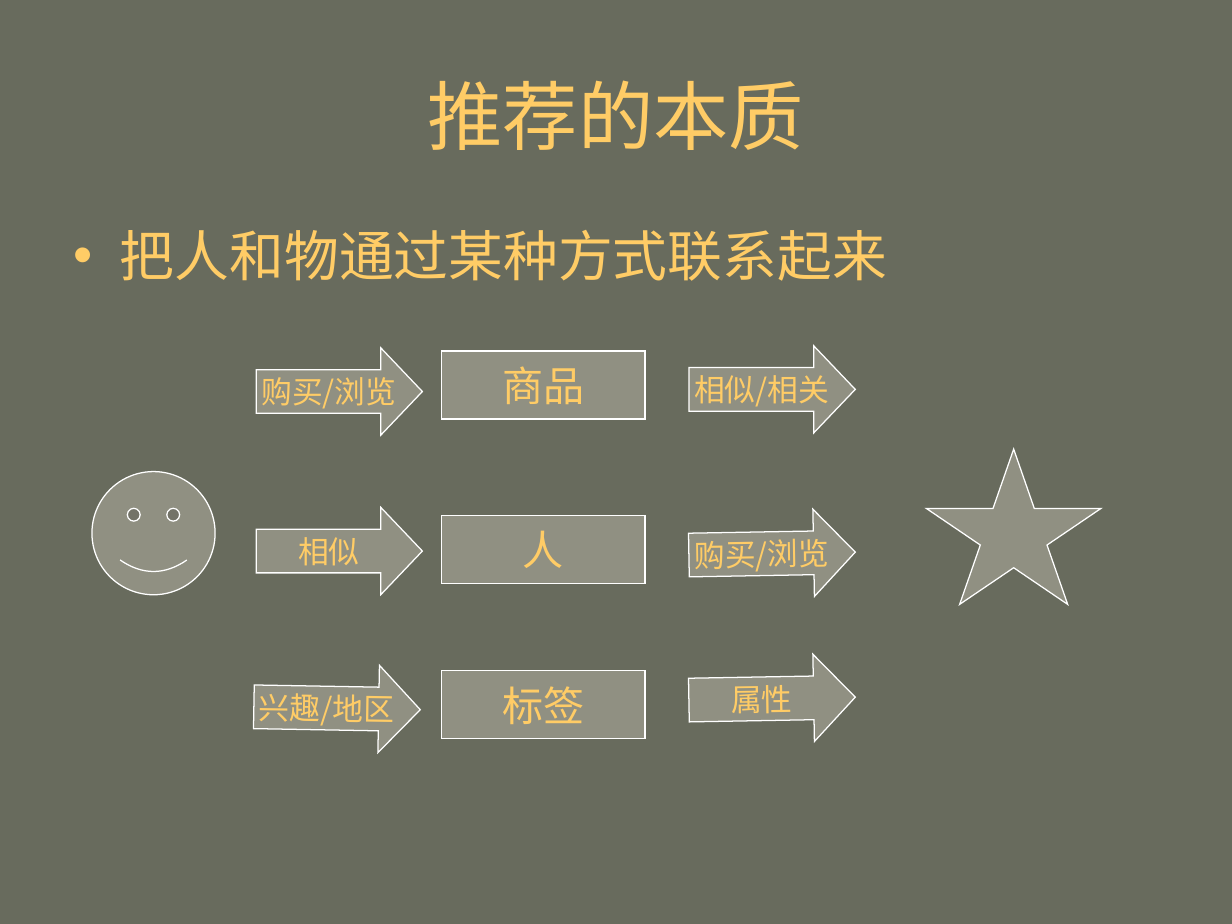
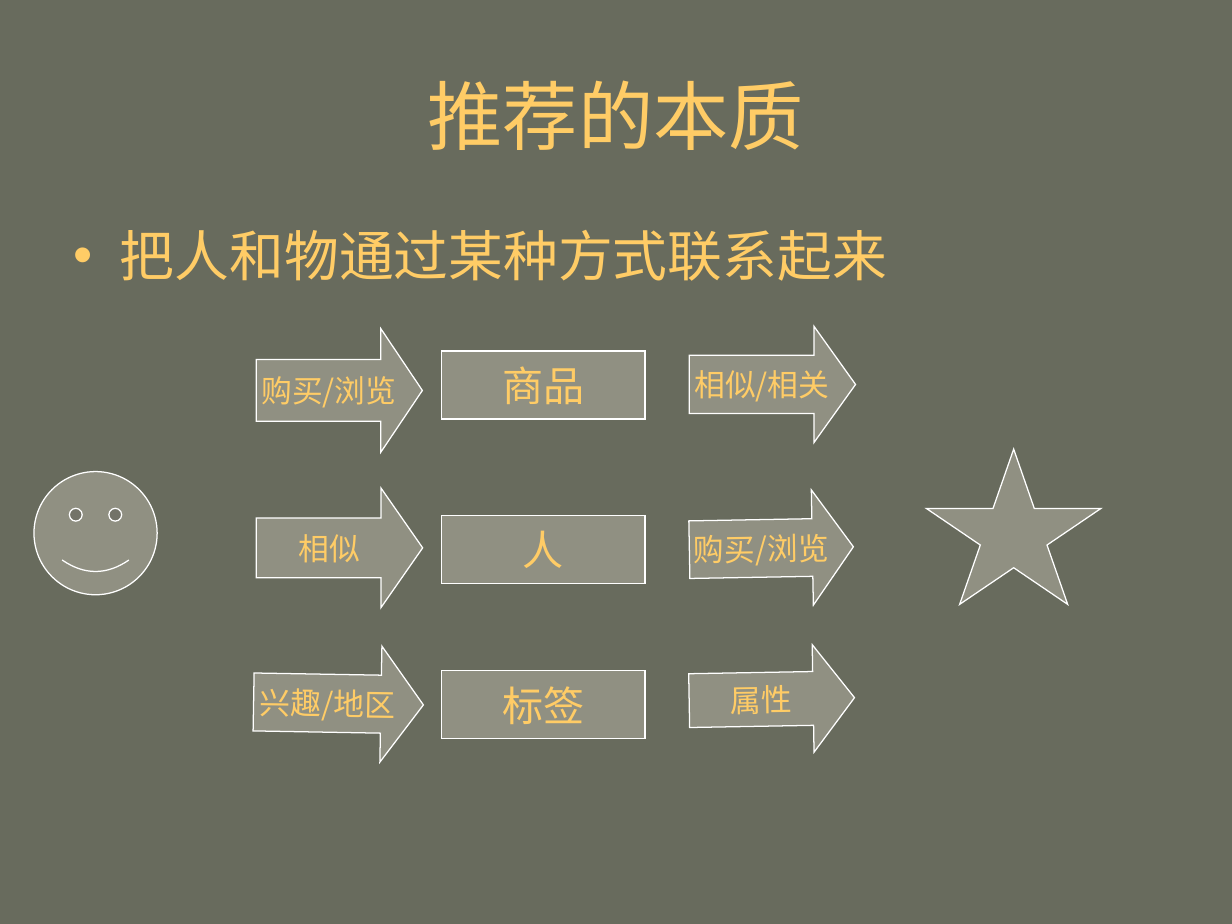
Before and after one commit to mahengyang/code, a slide deck: slide 29 of puffin/个性化推荐.ppt (slide 28 before the commit). Drawn at 1232x924 pixels with LibreOffice and Linux fonts; fonts in the diff are those of the drawing. Boxes give left, top, right and bottom in pixels: in the first picture for what was removed or moved away, otherwise in the second. Text is boxed around its words. In the diff, an @@ line names an element or a change of style, - is before the commit and + after.

```diff
--- a/puffin/个性化推荐.ppt
+++ b/puffin/个性化推荐.ppt
@@ right arrow "购买/浏览": place and size @@
-right arrow "购买/浏览" at box(256, 347, 423, 435)
+right arrow "购买/浏览" at box(256, 329, 423, 452)
@@ right arrow "相似/相关": place and size @@
-right arrow "相似/相关" at box(689, 346, 855, 434)
+right arrow "相似/相关" at box(689, 326, 855, 442)
@@ smiley face: place and size @@
-smiley face at box(92, 472, 216, 595)
+smiley face at box(34, 472, 158, 595)
@@ right arrow "相似": place and size @@
-right arrow "相似" at box(256, 508, 423, 595)
+right arrow "相似" at box(256, 488, 423, 607)
@@ right arrow "购买/浏览": place and size @@
-right arrow "购买/浏览" at box(688, 509, 856, 599)
+right arrow "购买/浏览" at box(689, 489, 855, 608)
@@ proportions changed in 6 elements at box(688, 644, 855, 754), box(689, 326, 855, 442), box(256, 329, 423, 452), box(256, 488, 423, 607), box(689, 489, 855, 608), box(253, 644, 425, 763) @@
@@ right arrow "兴趣/地区": place and size @@
-right arrow "兴趣/地区" at box(253, 664, 421, 754)
+right arrow "兴趣/地区" at box(253, 644, 425, 763)
@@ right arrow "属性": place and size @@
-right arrow "属性" at box(688, 654, 856, 744)
+right arrow "属性" at box(688, 644, 855, 754)
```
Also in this commit, not shown: 9 other slides changed, 1 slide added, 6 other files.
